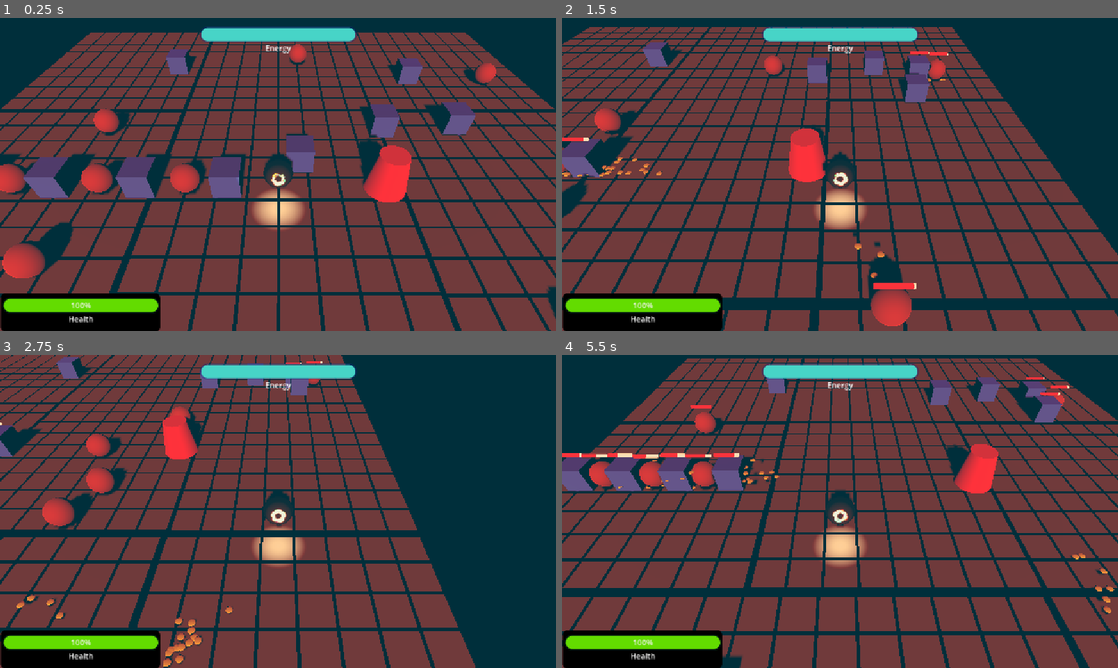
Above: before the commit, frames 1-4 (two rows, left to right).
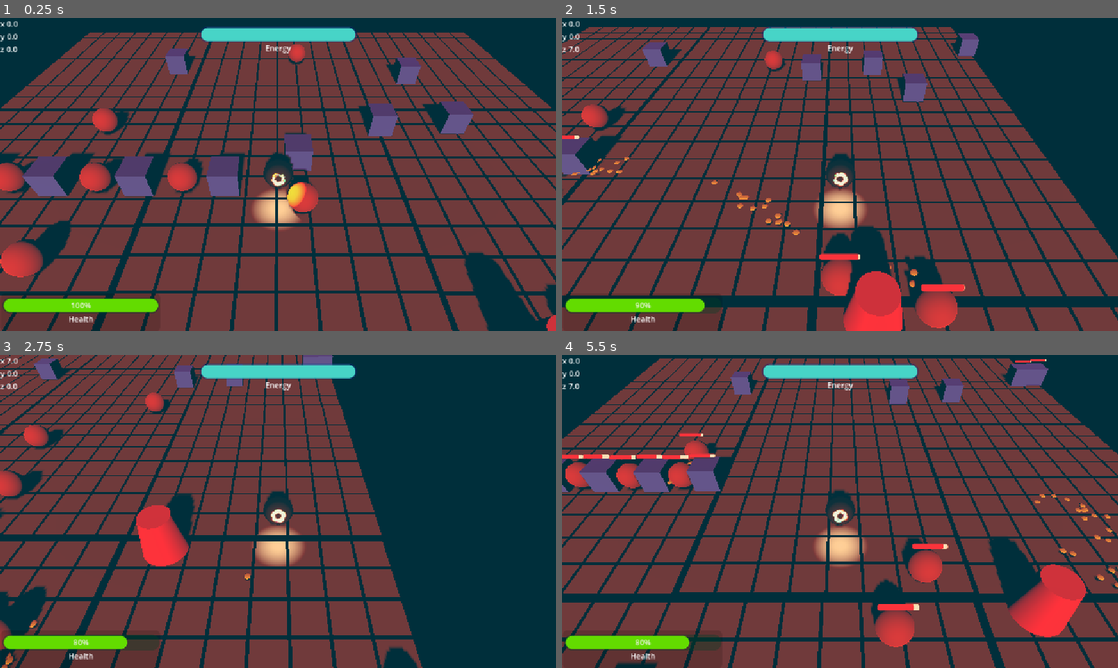
Above: after the commit, the same moments.

Repository: alexcavadora/LAGS-heartbeat
Game: Godot game, scene res://Levels/3d_test.tscn
Same seed, same stepped clock (60 frames per second), same inputs: the game is played once before the commit and once after it. The project has no main scene, so this scene is started directly.
Inputs (mouse positions are in pixels of both pictures, inside the frame that each line leads up to):
- Up to frame 1 (0.25 s): no input
- Up to frame 2 (1.5 s): move the mouse to (962, 158) at 0.52 s; hold Right (ui_right) 0.53-1.28 s; tap Q (repel) at 0.6, 1.35 s; tap Space (pull_spring) at 0.77 s; move the mouse to (728, 190) at 1.27 s; hold Down (ui_down) from 1.28 s (still down)
- Up to frame 3 (2.75 s): tap Space (pull_spring) at 1.52 s; move the mouse to (333, 442) at 2.02 s; release Down (ui_down) at 2.03 s; hold Right (ui_right) from 2.03 s (still down); tap Q (repel) at 2.1 s
- Up to frame 4 (5.5 s): move the mouse to (812, 574) at 2.77 s; release Right (ui_right) at 2.78 s; hold Up (ui_up) 2.78-3.53 s; tap Q (repel) every 0.75 s from 2.85 to 5.1 s; tap Space (pull_spring) at 3.02, 3.77, 4.52 s; move the mouse to (1006, 558) at 3.52 s; hold Left (ui_left) 3.53-5.03 s; move the mouse to (673, 464) at 4.27 s; move the mouse to (867, 511) at 5.02 s; hold Down (ui_down) from 5.03 s (still down)

The runs differ from the first frame. In frame 1, 23% of the frame differs, in the area x 0-100%, y 1-100%; in frame 2, 23%; in frame 3, 33%; in frame 4, 42%.

Commit message:
fixed player movement

Diff:
--- a/Components/attacker.gd
+++ b/Components/attacker.gd
@@ -3,5 +3,5 @@
 @export var contact_damage = 10
 
 func _on_body_entered(body: Node3D) -> void:
-	if body.is_class("Eye"):
-		body.health.hit()
+	if body.is_class("CharacterBody3D"):
+		body.health.hit(contact_damage)
--- a/Components/health.gd
+++ b/Components/health.gd
@@ -1,8 +1,20 @@
 extends Node
-@export var health = 10
+@export var health = 100
+@export var attack_cooldown = 0.5
+@onready var timer: Timer = $Timer
+@export var IE_frames = false
+var hit_ready = true
+
 signal just_hit(health)
 signal dead()
+
 func hit(damage: float):
+	if IE_frames and !hit_ready:
+		return
+	elif IE_frames and hit_ready:
+		hit_ready = false
+		timer.start(attack_cooldown)
+
 	health = max(health - damage, 0)
 	if health < 0:
 		health = 0
@@ -16,3 +28,7 @@
 		dead.emit()
 		#print("removing")
 		get_parent().queue_free()
+
+
+func _on_timer_timeout() -> void:
+	hit_ready = true
--- a/Components/health.tscn
+++ b/Components/health.tscn
@@ -4,3 +4,7 @@
 
 [node name="Health" type="Node"]
 script = ExtResource("1_2jmh7")
+
+[node name="Timer" type="Timer" parent="."]
+
+[connection signal="timeout" from="Timer" to="." method="_on_timer_timeout"]
--- a/Levels/3d_test.tscn
+++ b/Levels/3d_test.tscn
@@ -26,7 +26,7 @@
 corner_radius_bottom_left = 20
 
 [sub_resource type="StyleBoxFlat" id="StyleBoxFlat_53w0m"]
-bg_color = Color(0, 0, 0, 1)
+bg_color = Color(0, 0, 0, 0.142)
 corner_radius_top_left = 10
 corner_radius_top_right = 10
 corner_radius_bottom_right = 10
@@ -77,7 +77,6 @@
 unique_name_in_owner = true
 axis_lock_linear_y = true
 corazon = NodePath("Heart")
-s_max_distance = 7.0
 c_regen_speed = 0.1
 
 [node name="Camera3D" type="Camera3D" parent="Player"]
@@ -164,11 +163,21 @@
 text = "Health"
 horizontal_alignment = 1
 
+[node name="SPEED" type="Label" parent="Player/Camera3D/UI"]
+layout_mode = 0
+offset_right = 278.0
+offset_bottom = 147.0
+text = "X
+Z
+"
+
 [node name="Heart" parent="Player" node_paths=PackedStringArray("follow") instance=ExtResource("4_usu0y")]
-transform = Transform3D(1, 0, 0, 0, 1, 0, 0, 0, 1, 3.807, 0.75, -0.0687333)
+transform = Transform3D(1, 0, 0, 0, 1, 0, 0, 0, 1, 5.91436, 0.75, 5.4977)
 mass = 10.0
 follow = NodePath("..")
+string_max_distance = 16.0
 s_force = 1000.0
+s_damping = 0.2
 p_deceleration = 45.0
 
 [node name="Chaser" type="Node" parent="."]
@@ -192,7 +201,7 @@
 transform = Transform3D(1, 0, 0, 0, 1, 0, 0, 0, 1, 7.59604, 0.500001, 5.31537)
 
 [node name="Chaser4" parent="Chaser" instance=ExtResource("6_gs7ah")]
-transform = Transform3D(1, 0, 0, 0, 1, 0, 0, 0, 1, 10.9386, 0.5, -7.79505)
+transform = Transform3D(1, 0, 0, 0, 1, 0, 0, 0, 1, 0.90243, 0.5, 0.955912)
 
 [node name="Chaser5" parent="Chaser" instance=ExtResource("6_gs7ah")]
 transform = Transform3D(1, 0, 0, 0, 1, 0, 0, 0, 1, 1.14809, 0.5, -10.2368)
--- a/Player/player.tscn
+++ b/Player/player.tscn
@@ -610,7 +610,7 @@
 script = ExtResource("1_go726")
 
 [node name="CollisionShape3D" type="CollisionShape3D" parent="."]
-transform = Transform3D(1, 0, 0, 0, 1, 0, 0, 0, 1, 0, 1, 0)
+transform = Transform3D(1, 0, 0, 0, 1, 0, 0, 0, 1, 0, 0.5, 0)
 visible = false
 shape = SubResource("CapsuleShape3D_1gj5y")
 
@@ -620,9 +620,7 @@
 mesh = SubResource("SphereMesh_btcbx")
 
 [node name="Health" parent="." instance=ExtResource("3_6vxin")]
-health = 100
-
-[node name="Attack" type="Node" parent="."]
+IE_frames = true
 
 [node name="AnimationPlayer" type="AnimationPlayer" parent="."]
 
@@ -649,6 +647,7 @@
 sprite_frames = SubResource("SpriteFrames_0nnu3")
 animation = &"Idle"
 autoplay = "Idle"
+frame_progress = 0.112472
 
 [node name="OmniLight3D" type="OmniLight3D" parent="AnimatedSprite3D"]
 transform = Transform3D(1, 0, 0, 0, 1, 0, 0, 0, 1, 0, 0, 0.448071)
--- a/Player/player_chained.gd
+++ b/Player/player_chained.gd
@@ -1,5 +1,6 @@
 class_name Eye
 extends CharacterBody3D
+@onready var health: Node = $Health
 @onready var center: CollisionShape3D = $CollisionShape3D
 @export var corazon: heart
 # spring properties
@@ -7,7 +8,8 @@
 @export var s_max_distance: float = 8.0
 @export var s_damping: float = 0.7
 var is_pulling: bool = false
-
+var to_player = 0
+var distance = 0
 # player movement
 @export var p_move_speed: float = 7.0
 @export var p_acceleration: float = 50.0
@@ -15,7 +17,6 @@
 @export var p_pull_acceleration: float = 2000
 var p_current_pull_force: float = 0.0
 var p_current_speed = p_move_speed
-var p_moving = false
 
 #cooldown variables
 @export var c_max : float = 2
@@ -27,18 +28,17 @@
 signal attack()
 
 func _physics_process(delta):
+	to_player = center.global_position - corazon.global_position
+	distance = to_player.length()
 	# movement
 	var input_dir = Input.get_vector("ui_left", "ui_right", "ui_up", "ui_down")
 	var direction = Vector3(input_dir.x, 0, input_dir.y).normalized()
 	if direction:
-		if not p_moving:
-			velocity.x = move_toward(velocity.x, 0, 100 * p_deceleration * delta)
-			velocity.z = move_toward(velocity.z, 0, 100 * p_deceleration * delta)
-			p_moving = true
+		if distance > s_max_distance:
+			direction = -to_player.normalized()
 		velocity.x = move_toward(velocity.x, direction.x * p_current_speed, p_acceleration * delta)
 		velocity.z = move_toward(velocity.z, direction.z * p_current_speed, p_acceleration * delta)
 	else:
-		p_moving = false
 		velocity.x = move_toward(velocity.x, 0, p_deceleration * delta)
 		velocity.z = move_toward(velocity.z, 0, p_deceleration * delta)
 
@@ -48,7 +48,7 @@
 		p_current_pull_force = 0.0
 		p_current_speed = p_move_speed
 		corazon.pulled = false
-	elif is_pulling and cooldown > 0:
+	elif is_pulling or cooldown > 0:
 		cooldown = max(cooldown -c_drain_speed, 0)
 		p_current_speed = p_move_speed / 2
 		pull_heart(delta)
@@ -64,6 +64,7 @@
 		if collider is RigidBody3D:
 			collider.apply_central_impulse(-collision.get_normal()* collider.mass)
 
+
 func pull_heart(delta):
 	var to_corazon = corazon.global_position - center.global_position
 	var distance = to_corazon.length()
@@ -74,17 +75,12 @@
 	corazon.apply_central_force(pull_force)
 
 func get_pulled(delta):
-	var to_player = center.global_position - corazon.global_position
-	var distance = min(to_player.length(), s_max_distance * 1.2)
-
 	if distance > s_max_distance:
 		var exceed = distance - s_max_distance
 		var direction = to_player.normalized()
-		var force = direction * exceed * s_force * -1.0
-		var horizontal_velocity = Vector3(velocity.x, 0, velocity.z)
-		force -= horizontal_velocity * s_damping
-		velocity.x = min(velocity.x + force.x * delta, force.x * 0.07)
-		velocity.z = min(velocity.z + force.z * delta, force.z * 0.07)
+		var force = direction * exceed * s_force * -1.0 * s_damping
+		velocity.x = move_toward(velocity.x, velocity.x + force.x * delta, p_acceleration * delta)
+		velocity.z = move_toward(velocity.z, velocity.z + force.z * delta, p_acceleration * delta)
 
 func _unhandled_input(_event: InputEvent) -> void:
 	if Input.is_action_pressed("pull_spring"):
--- a/UI/ui.gd
+++ b/UI/ui.gd
@@ -1,6 +1,11 @@
 extends Control
 @onready var player: CharacterBody3D = %Player
 @onready var cooldown: ProgressBar = $Cooldown
+@onready var HP: ProgressBar = $Panel/Health
+@onready var speed: Label = $SPEED
+
 
 func _process(_rdelta: float) -> void:
 	cooldown.value = player.cooldown
+	HP.value = player.health.health
+	speed.text = str("x " + var_to_str(player.velocity.x), "\ny " + var_to_str(player.velocity.y), "\nz " + var_to_str(player.velocity.z) )
Not shown: 1 places in Player/player.tscn that only renumber resources
